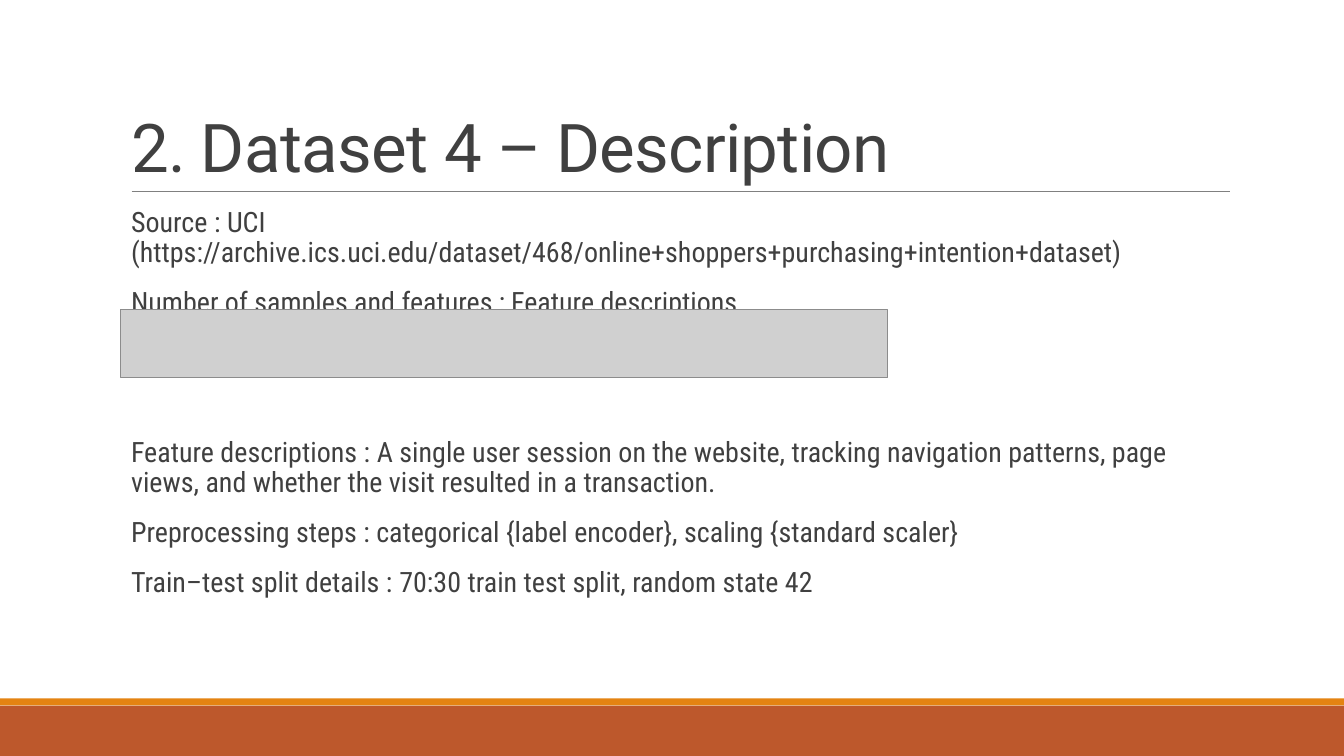
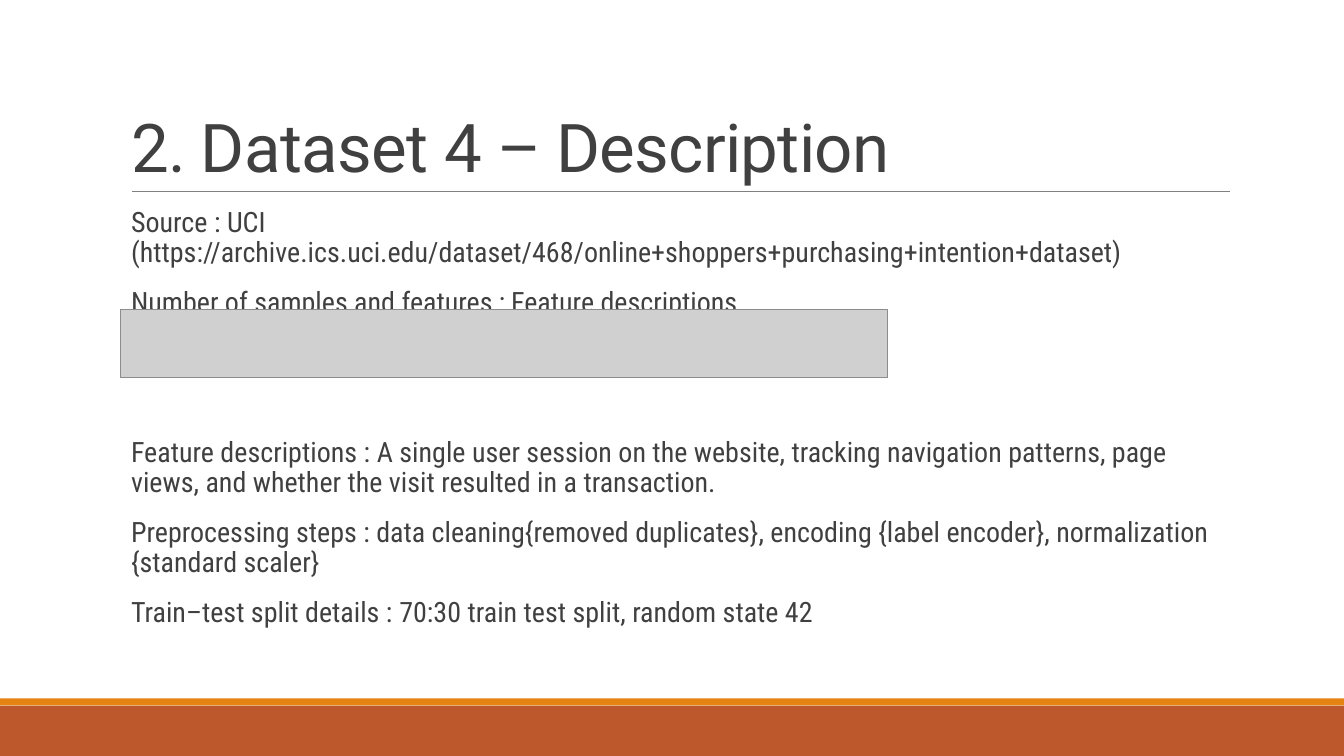
Before and after one commit to akay6483/mmml-ecommerce, a slide deck: slide 6 of docs/23CSE301_A8.pptx. Drawn at 1344x756 pixels with LibreOffice and Linux fonts; fonts in the diff are those of the drawing; grey boxes stand for pictures; background and template pictures are left out. Boxes give left, top, right and bottom in pixels: in the first picture for what was removed or moved away, otherwise in the second. Text is boxed around its words. In the diff, an @@ line names an element or a change of style, - is before the commit and + after.

```diff
--- a/docs/23CSE301_A8.pptx
+++ b/docs/23CSE301_A8.pptx
@@ text at [131, 520, 1208, 577]: text changed @@
-  Preprocessing steps : categorical {label encoder}, scaling {standard scaler}
+  Preprocessing steps : data cleaning{removed duplicates}, encoding {label encoder}, normalization {standard scaler}
```
Also in this commit, not shown: 4 other slides changed, 1 other file.
